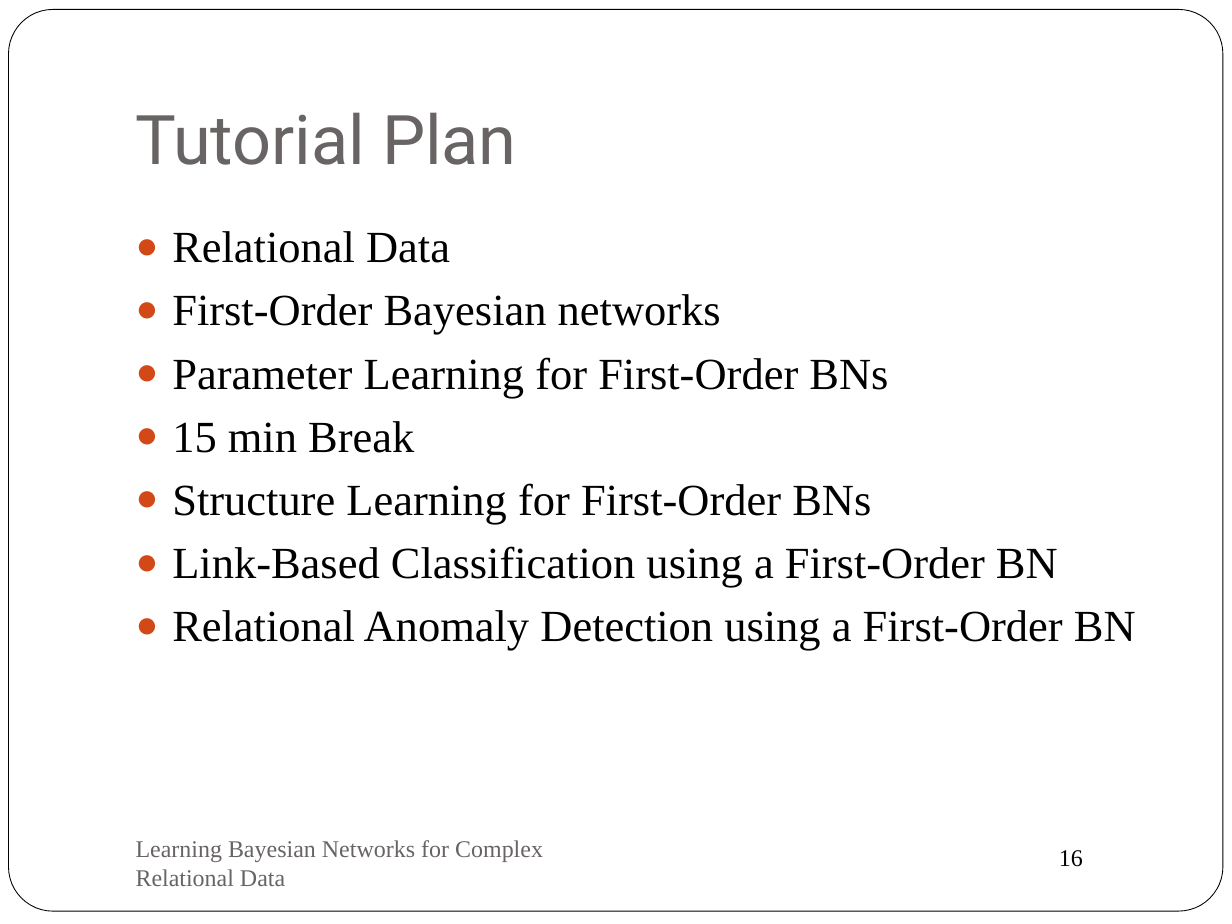
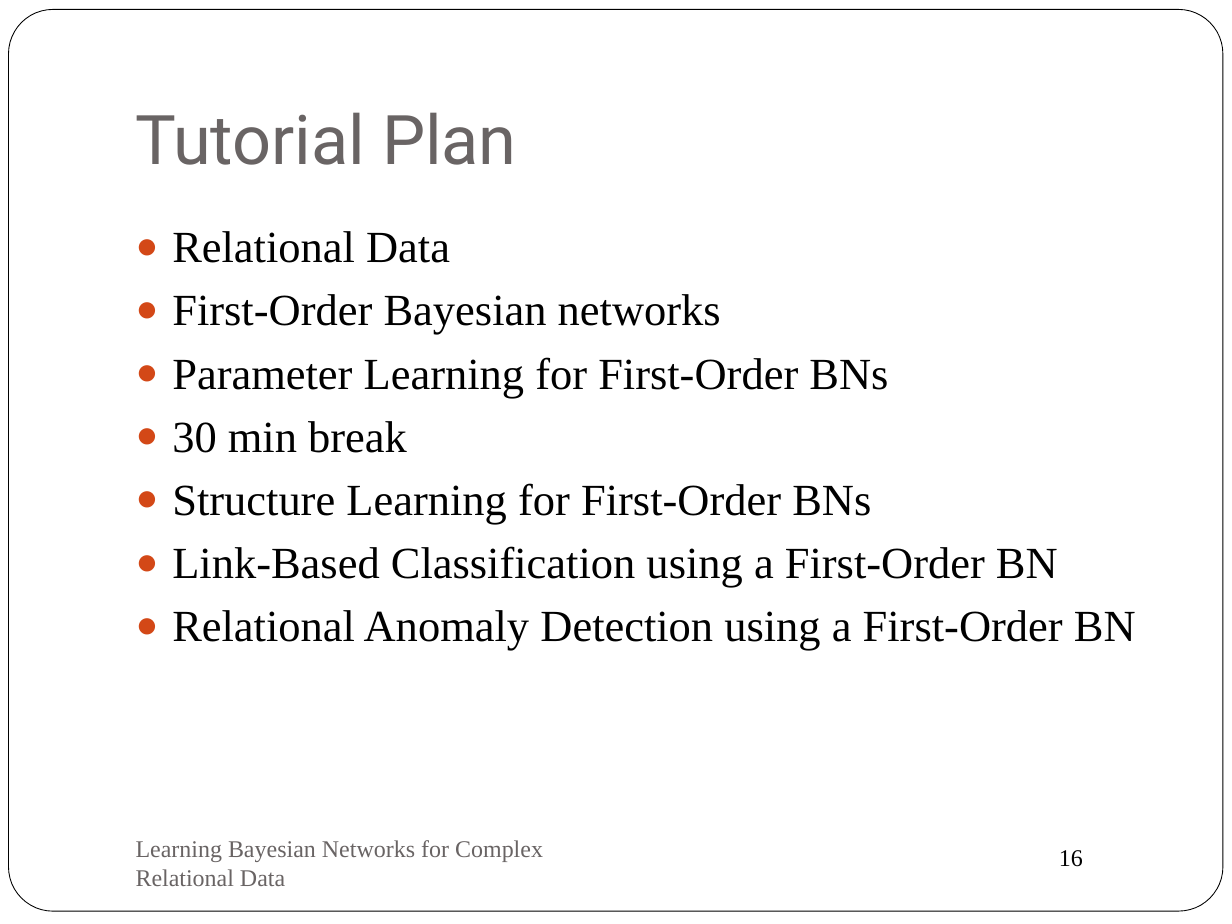
Before and after one commit to oschulte/srl-tutorial-slides, a slide deck: slide 16 of ch0-example-queries.pptx. Drawn at 1232x924 pixels with LibreOffice and Linux fonts; fonts in the diff are those of the drawing. Boxes give left, top, right and bottom in pixels: in the first picture for what was removed or moved away, otherwise in the second. Text is boxed around its words. In the diff, an @@ line names an element or a change of style, - is before the commit and + after.

```diff
--- a/ch0-example-queries.pptx
+++ b/ch0-example-queries.pptx
@@ text at [172,421,407,453]: text changed @@
-● 15 min Break
+● 30 min break
```
Also in this commit, not shown: 2 other slides changed.
